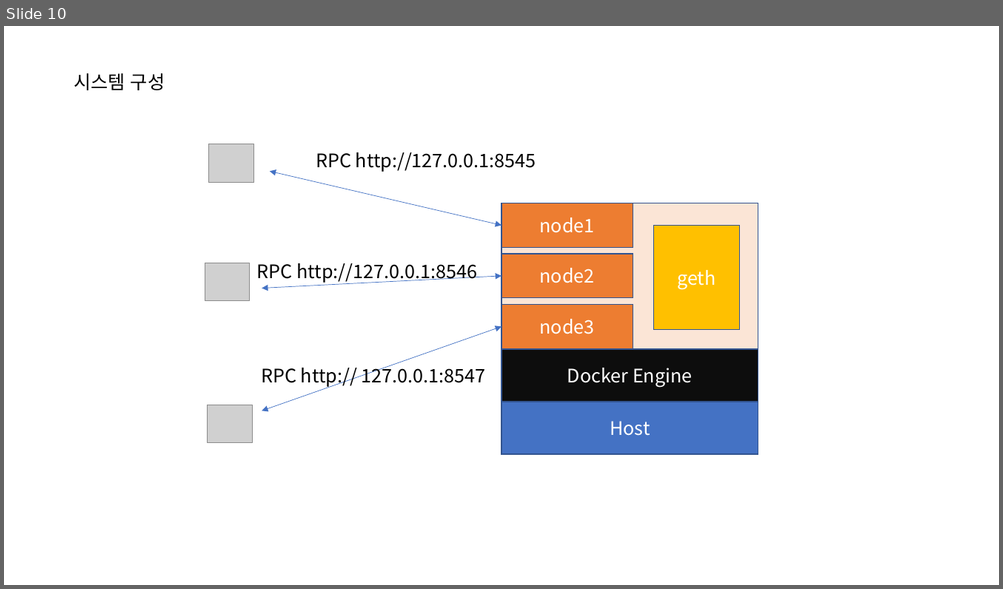
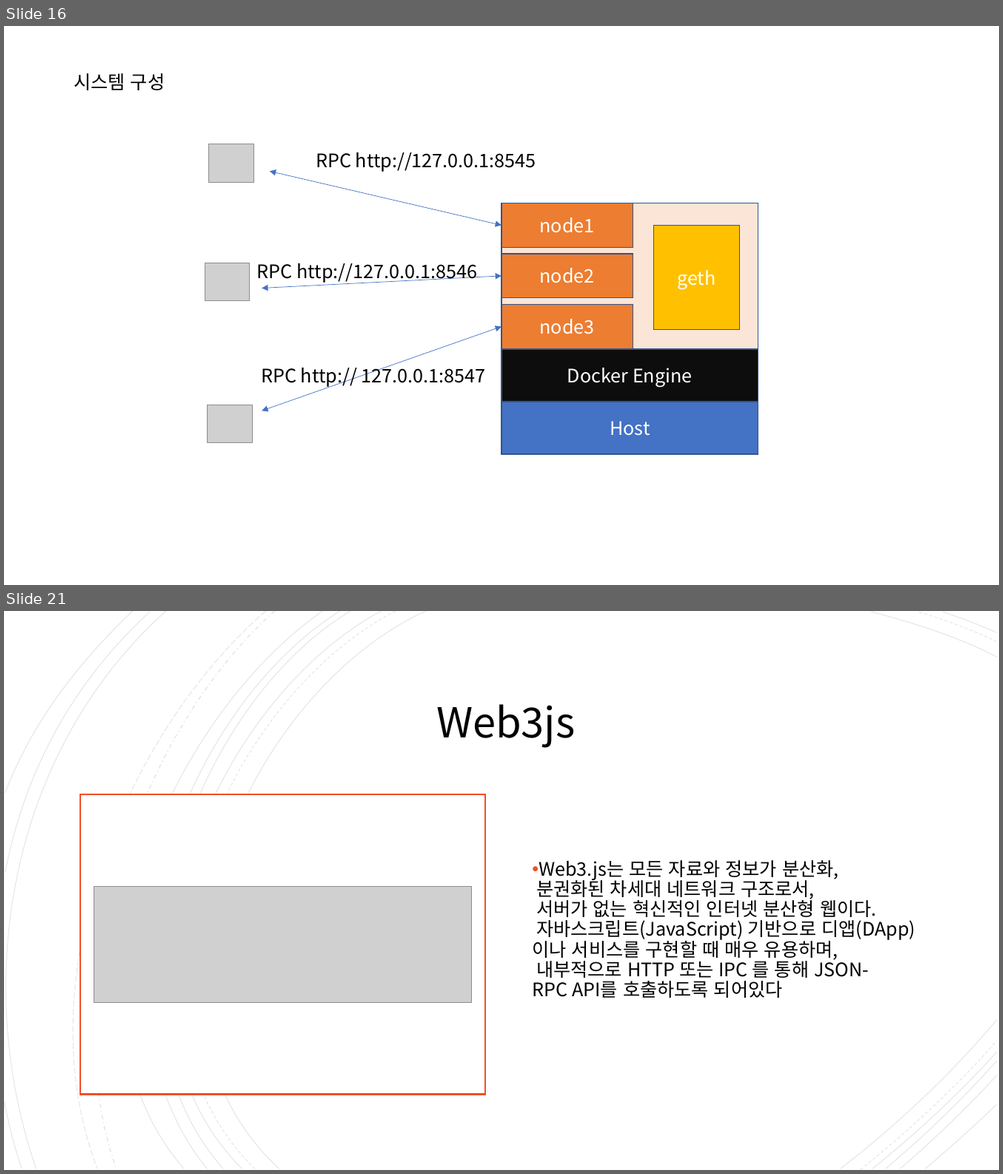
Before and after one commit to hypermusic80/eth_web3, a slide deck: 이더리움구축.pptx. Shown one above the other, each under a label of ours: slide 10 before the commit, slides 16 and 21 after it; the slides between them are not shown. The pictures are 1003x589 and 1003x1174 pixels, drawn with LibreOffice and Linux fonts; fonts in the diff are those of the drawing; grey boxes stand for pictures. Boxes give left, top, right and bottom in pixels: in the first picture for what was removed or moved away, otherwise in the second. Text is boxed around its words. In the diff, an @@ line names an element or a change of style, - is before the commit and + after.

```diff
--- a/이더리움구축.pptx
+++ b/이더리움구축.pptx
@@ slide 21 added at <box>4,611,999,1170</box>, background #FFFFFF @@
@@ group added at <box>4,611,997,1170</box>: 21 freeform shapes @@
@@ text added at <box>436,704,575,748</box>, 40 pt, text #000000 @@
+Web3js
@@ rectangle added at <box>80,795,484,1094</box>, fill #FFFFFF, outline #F14F26 1.5 pt @@
@@ text added at <box>532,860,915,998</box>, 18 pt, text #000000 @@
+• Web3.js는 모든 자료와 정보가 분산화, 분권화된 차세대 네트워크 구조로서, 서버가 없는 혁신적인 인터넷 분산형 웹이다. 자바스크립트(JavaScript) 기반으로 디앱(DApp)이나 서비스를 구현할 때 매우 유용하며, 내부적으로 HTTP 또는 IPC 를 통해 JSON-RPC API를 호출하도록 되어있다
@@ picture added at <box>94,886,472,1002</box> @@
@@ what was slide 10 is now slide 16 @@
```
Also in this commit, not shown: 2 slides changed, 11 other slides added.
